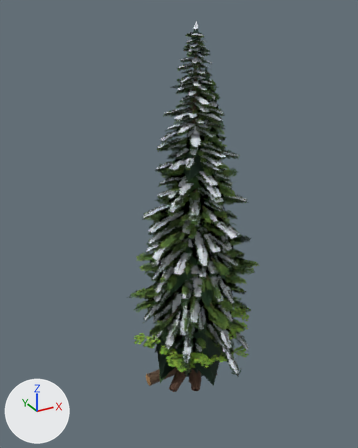
A saved change to the glTF model public/models/forest.glb.
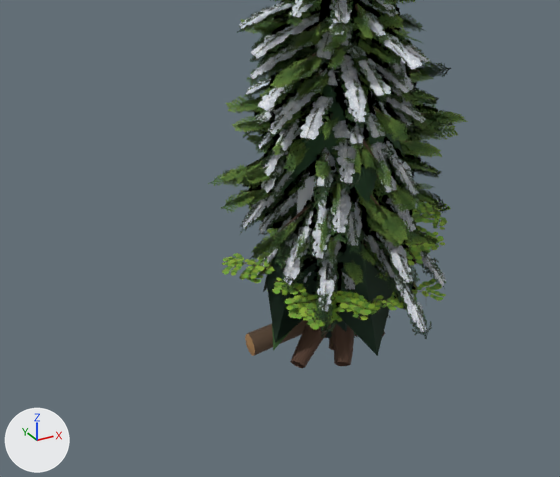
Each version is shown whole from a camera (50 mm lens) standing at (-19.0, -32.0, 31.0) and looking at (-1.0, 0.6, 14.6), then close up on the part from 6% to 86% of the width and 45% to 100% of the height. Arrows for +X, +Y and +Z are at lower left; the lights stay in place. The older version's two pictures come first.

Names of what the first close-up shows: 'cedar', 'cedar_lod', 'fir', 'fir_snow', 'hemlock', 'hemlock_snow', 'hemlock_snow_lod', 'log', 'vine_maple', 'vine_maple_lod' and 2 more.
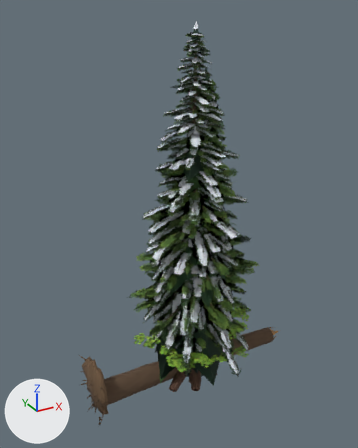
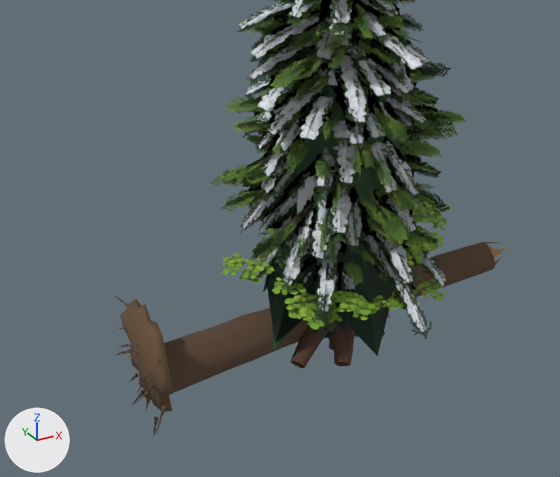
What differs and where, as boxes (x1, y1, x2, y2) in the close-ups (560 x 477 px):
'log_nurse', added
    after: (115, 242, 507, 436)
    faces in mat_bark (brown #5c4736): (115, 242, 495, 436)
    faces in mat_rootsoil (brown #664f38): (120, 299, 173, 412)

The change in detail:
Material 'RootSoil' (mat_rootsoil) is new.
Its base color is (0.133, 0.0783, 0.0397) (brown #664f38).
Its roughness is 0.9.
Mesh me_log_nurse is new.
It has 398 vertices, 560 faces and spans x -10.6..10.4, y -3.1..2.7, z -1.6..4.3.
Faces by material slot: [432, 24, 104].
It uses material mat_bark (brown #5c4736).
It uses material mat_wood (brown #9e784c).
It uses material mat_rootsoil (brown #664f38).
Object 'log_nurse' (ob_log_nurse) is new; it shows me_log_nurse.
Its location is (0.0, 0.0, 0.0).
